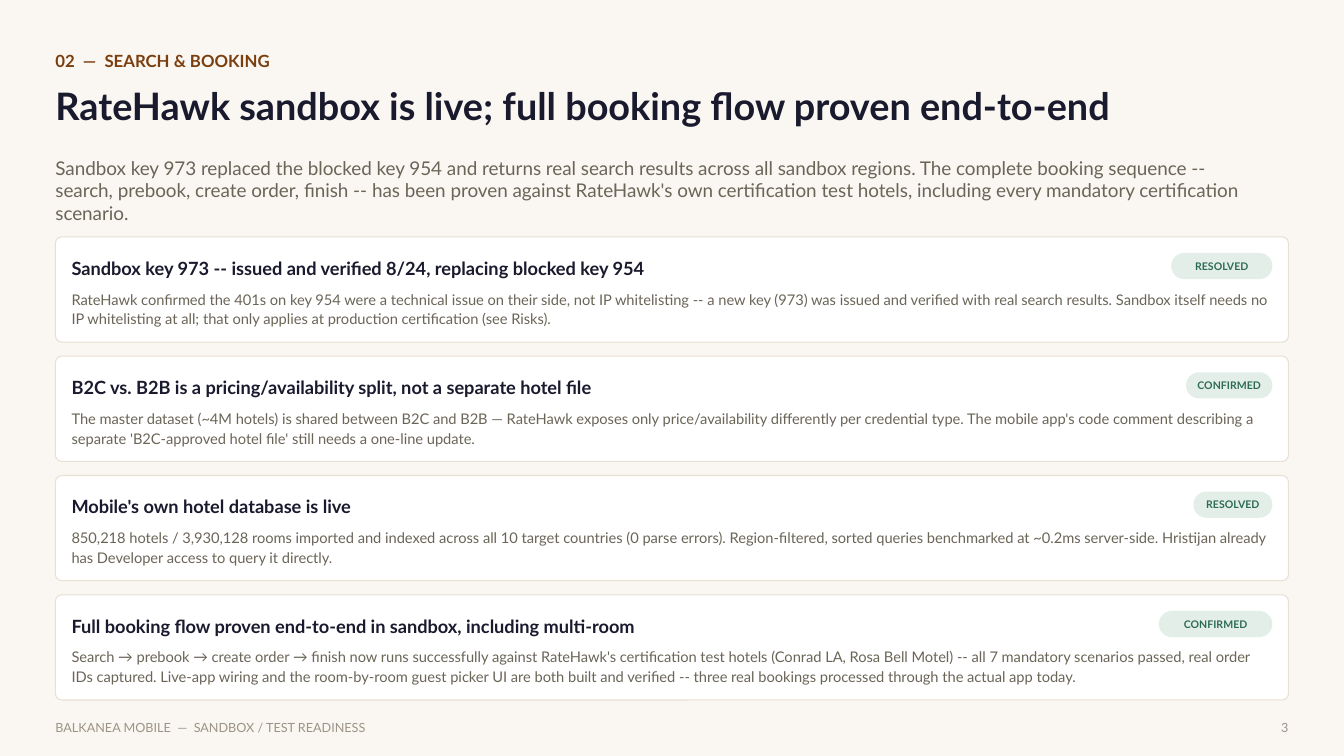
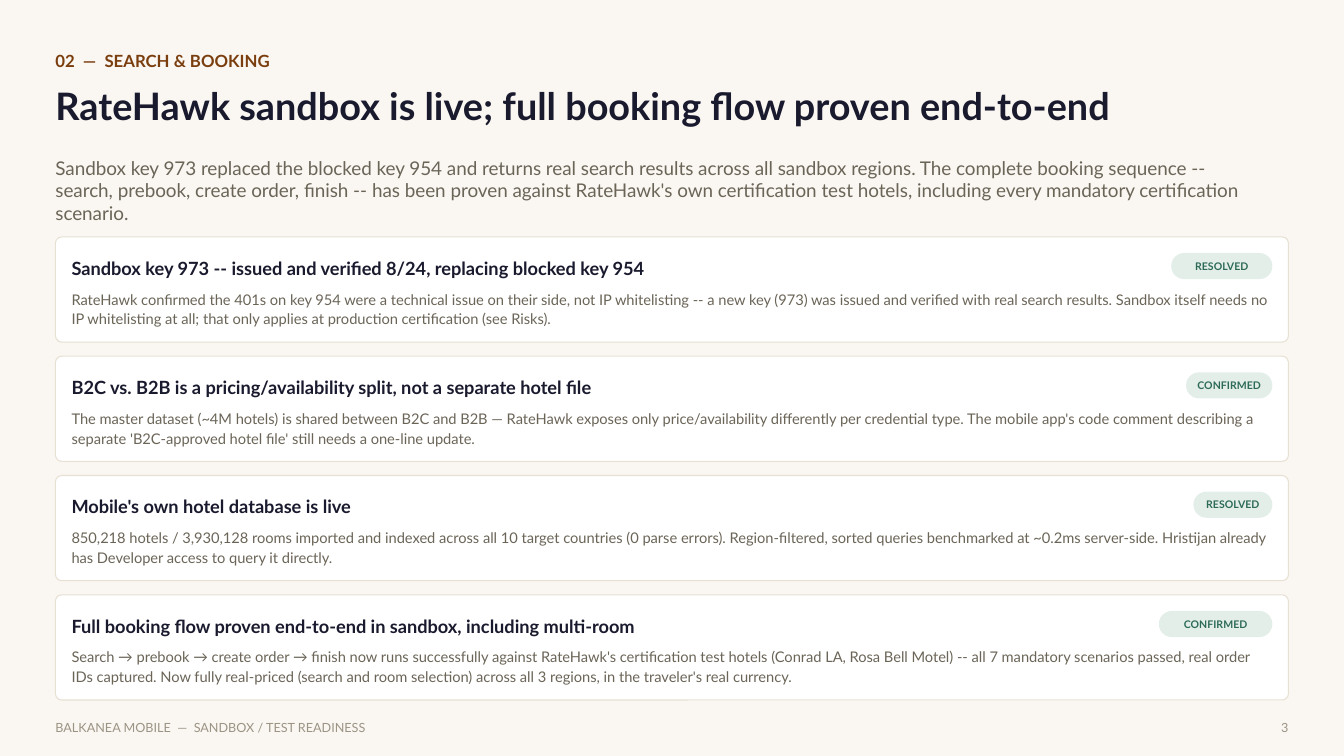
Before and after one commit to rweale-ai/balkanea-mobile, a slide deck: slide 3 of decks/Balkanea-Mobile-Sandbox-Readiness-Update.pptx. Drawn at 1344x756 pixels with LibreOffice and Linux fonts; fonts in the diff are those of the drawing. Boxes give left, top, right and bottom in pixels: in the first picture for what was removed or moved away, otherwise in the second. Text is boxed around its words. In the diff, an @@ line names an element or a change of style, - is before the commit and + after.

```diff
--- a/decks/Balkanea-Mobile-Sandbox-Readiness-Update.pptx
+++ b/decks/Balkanea-Mobile-Sandbox-Readiness-Update.pptx
@@ text at (72,651,1251,685): text changed @@
-Search → prebook → create order → finish now runs successfully against RateHawk's certification test hotels (Conrad LA, Rosa Bell Motel) -- all 7 mandatory scenarios passed, real order IDs captured. Live-app wiring and the room-by-room guest picker UI are both built and verified -- three real bookings processed through the actual app today.
+Search → prebook → create order → finish now runs successfully against RateHawk's certification test hotels (Conrad LA, Rosa Bell Motel) -- all 7 mandatory scenarios passed, real order IDs captured. Now fully real-priced (search and room selection) across all 3 regions, in the traveler's real currency.
```
Also in this commit, not shown: 5 other slides changed, 1 slide added, 26 other files.
